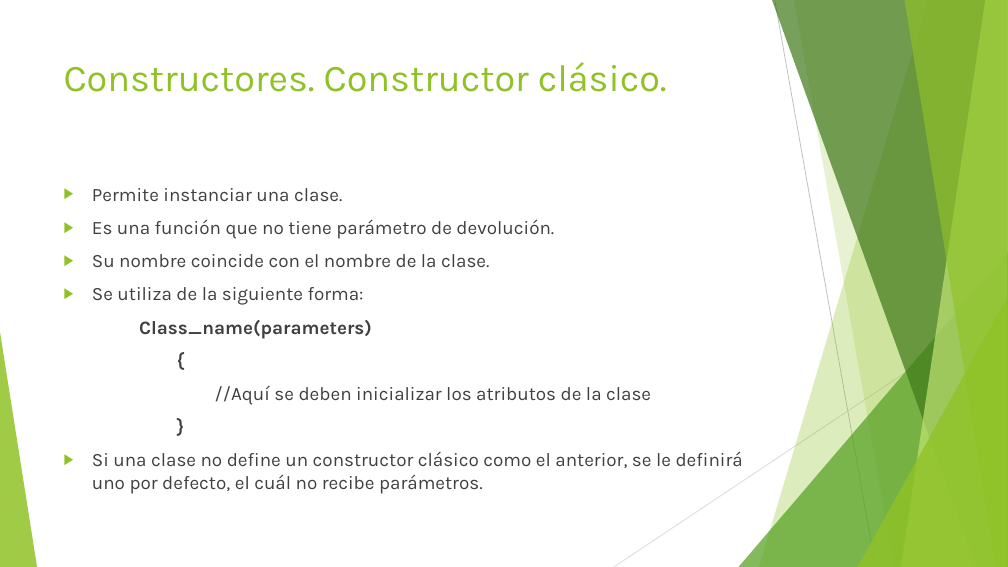
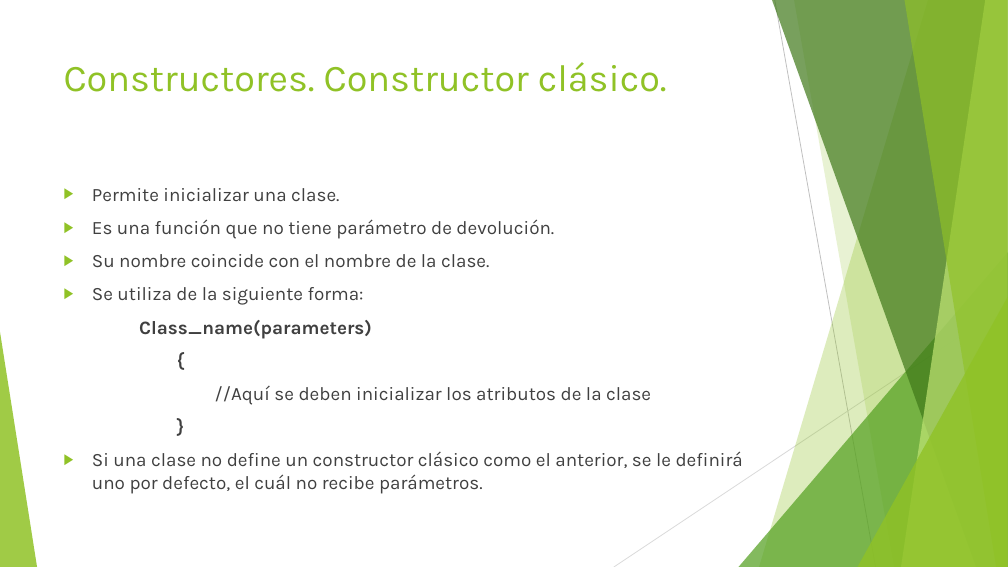
Before and after one commit to AleEscGir/Linked-List, a slide deck: slide 14 of C++11,C++14.pptx. Drawn at 1008x567 pixels with LibreOffice and Linux fonts; fonts in the diff are those of the drawing. Boxes give left, top, right and bottom in pixels: in the first picture for what was removed or moved away, otherwise in the second. Text is boxed around its words. In the diff, an @@ line names an element or a change of style, - is before the commit and + after.

```diff
--- a/C++11,C++14.pptx
+++ b/C++11,C++14.pptx
@@ text at (92, 188, 339, 201): text changed @@
-▶ Permite instanciar una clase.
+▶ Permite inicializar una clase.
```
Also in this commit, not shown: 2 other slides changed, 1 other file.
